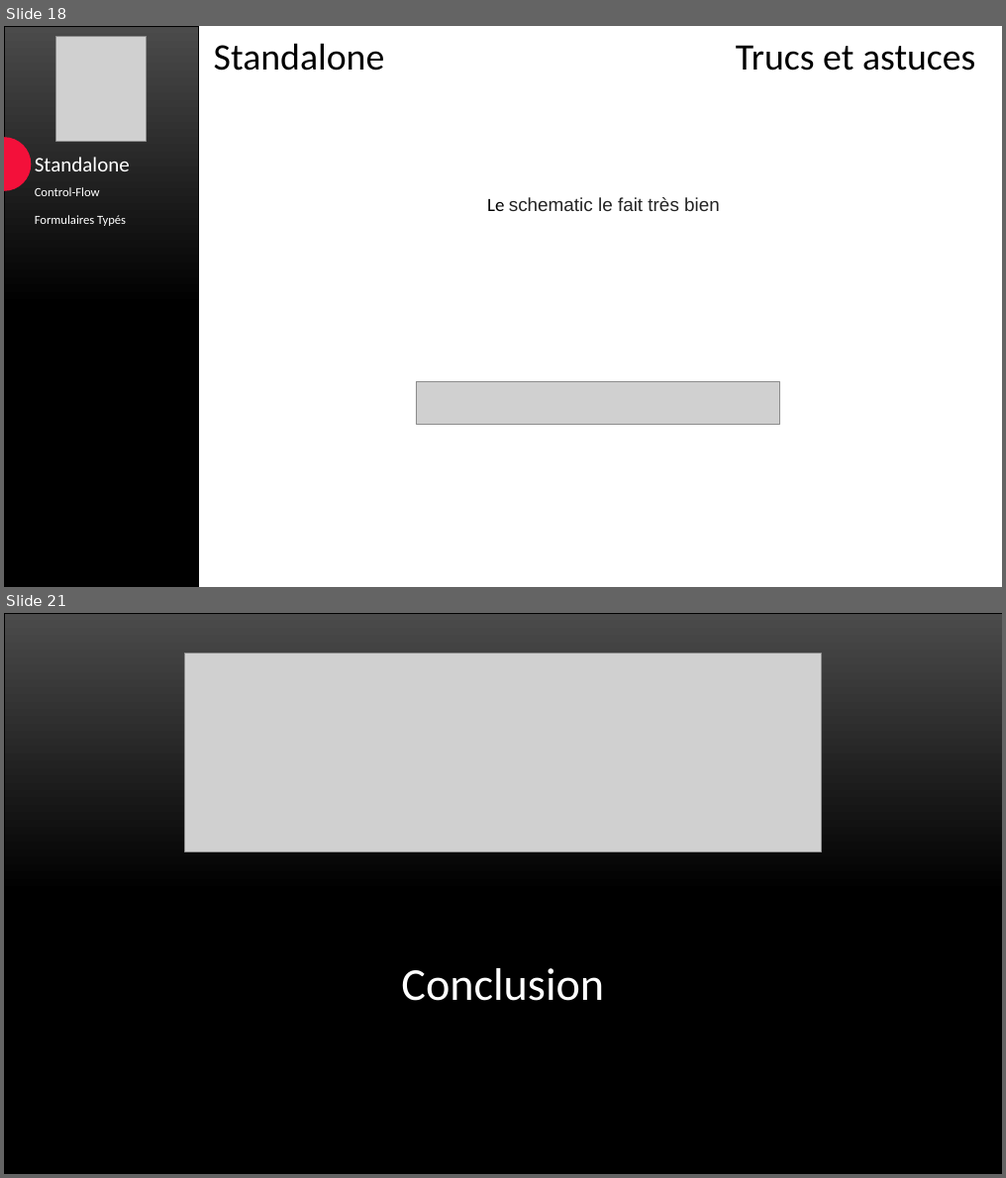
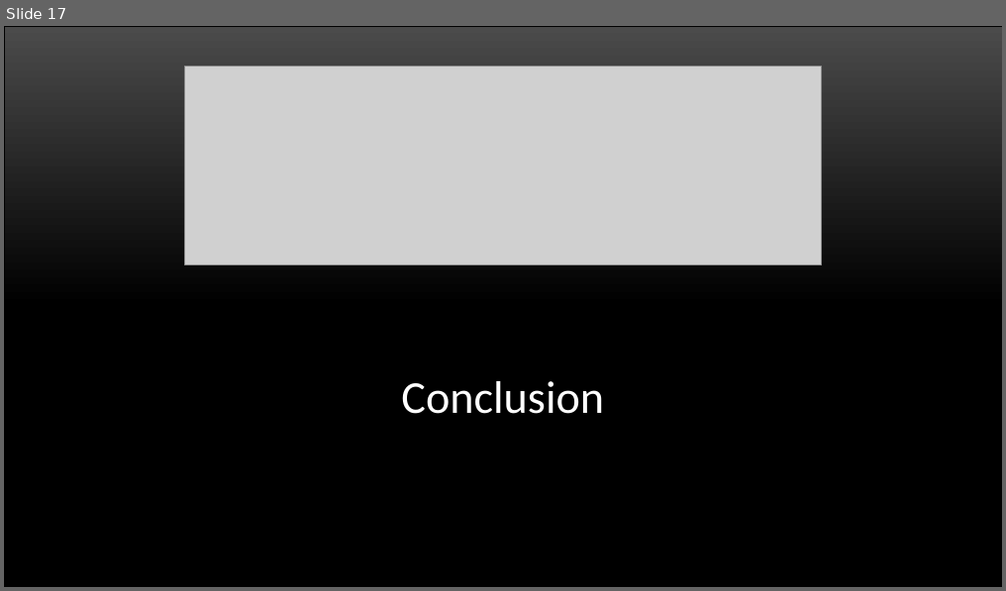
Before and after one commit to yatho/atelier-Angular17, a slide deck: Présentation.pptx. Shown one above the other, each under a label of ours: slides 18 and 21 before the commit, slide 17 after it; the slides between them are not shown. The pictures are 1006x1178 and 1006x591 pixels, drawn with LibreOffice and Linux fonts; fonts in the diff are those of the drawing; grey boxes stand for pictures. Boxes give left, top, right and bottom in pixels: in the first picture for what was removed or moved away, otherwise in the second. Text is boxed around its words. In the diff, an @@ line names an element or a change of style, - is before the commit and + after.

```diff
--- a/Présentation.pptx
+++ b/Présentation.pptx
@@ slide 18 removed at box(4, 26, 1002, 587), background #FFFFFF @@
@@ freeform shape removed at box(4, 26, 199, 587) @@
@@ picture removed at box(56, 37, 147, 141) @@
@@ text removed at box(214, 43, 385, 71) @@
-Standalone
@@ text removed at box(736, 45, 975, 71) @@
-Trucs et astuces
@@ freeform shape removed at box(4, 137, 31, 190) @@
@@ text removed at box(35, 157, 130, 172) @@
-Standalone
@@ text removed at box(35, 187, 100, 196) @@
-Control-Flow
@@ text removed at box(487, 197, 720, 211) @@
-Le schematic le fait très bien
@@ text removed at box(35, 215, 126, 226) @@
-Formulaires Typés
@@ picture removed at box(416, 382, 779, 425) @@
@@ what was slide 21 is now slide 17 @@
```
Also in this commit, not shown: 12 slides changed, 3 other slides removed.
